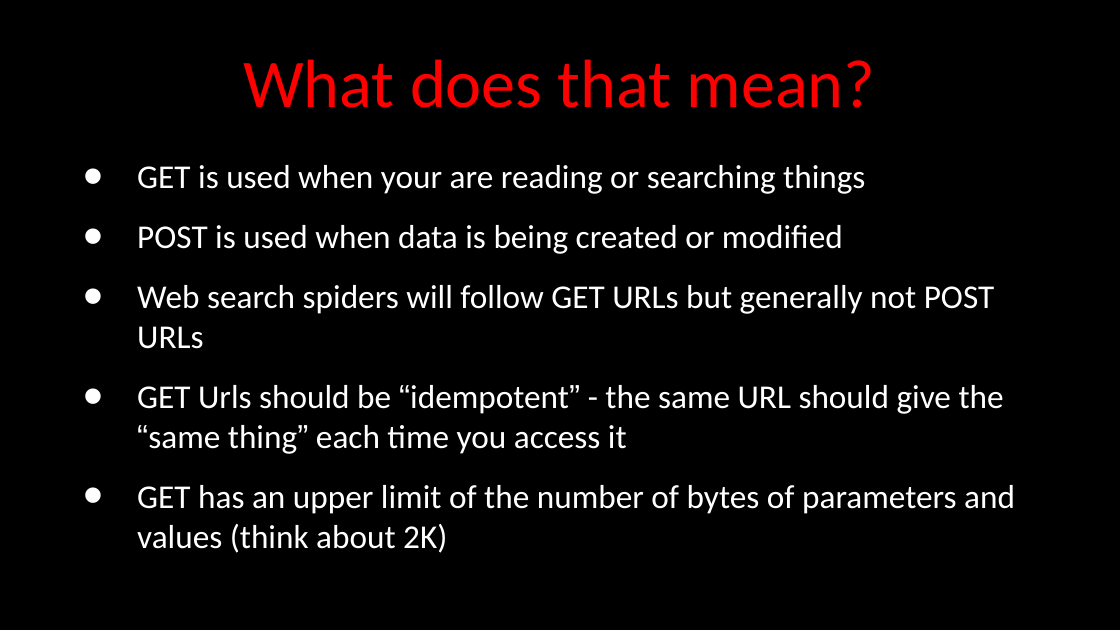
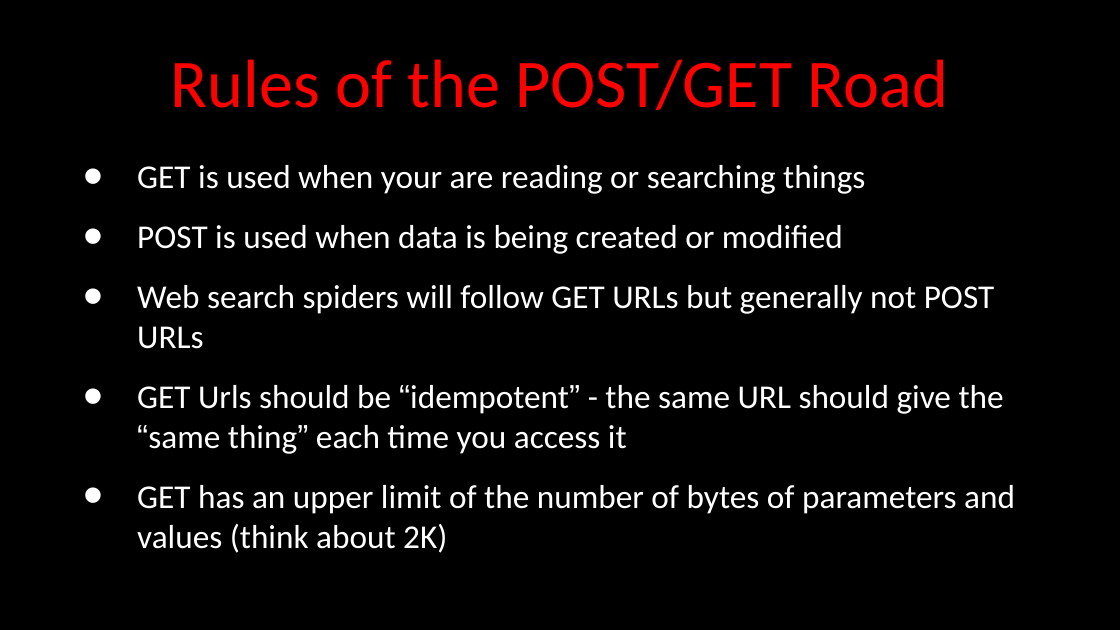
Before and after one commit to csev/wa4e, a slide deck: slide 9 of lectures/PHP-07-Forms.ppt. Drawn at 1120x630 pixels with LibreOffice and Linux fonts; fonts in the diff are those of the drawing. Boxes give left, top, right and bottom in pixels: in the first picture for what was removed or moved away, otherwise in the second. Text is boxed around its words. In the diff, an @@ line names an element or a change of style, - is before the commit and + after.

```diff
--- a/lectures/PHP-07-Forms.ppt
+++ b/lectures/PHP-07-Forms.ppt
@@ title at (171, 59, 948, 110): text changed @@
-What does that mean?
+Rules of the POST/GET Road
```
Also in this commit, not shown: 7 other slides changed, 1 slide added, 1 slide removed, 1 other file.
